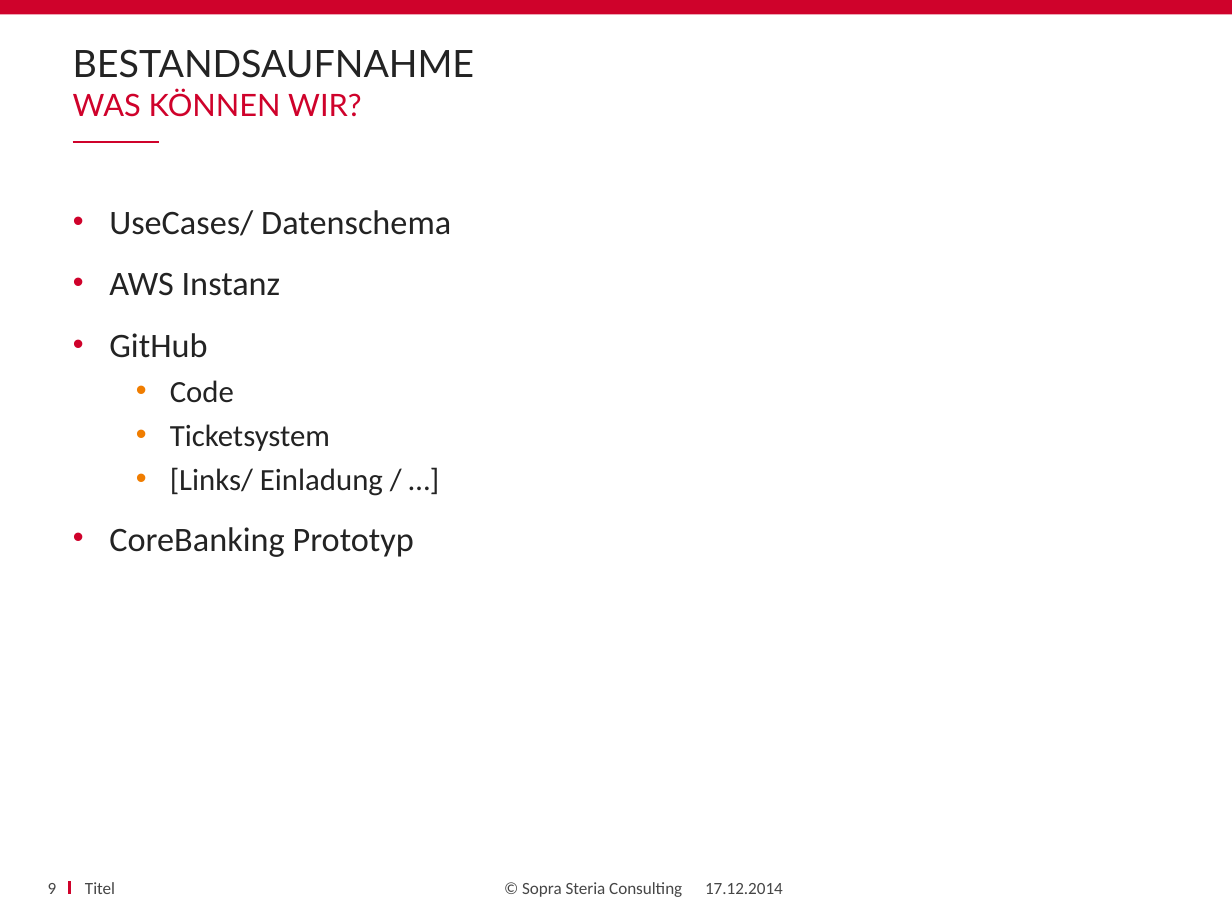
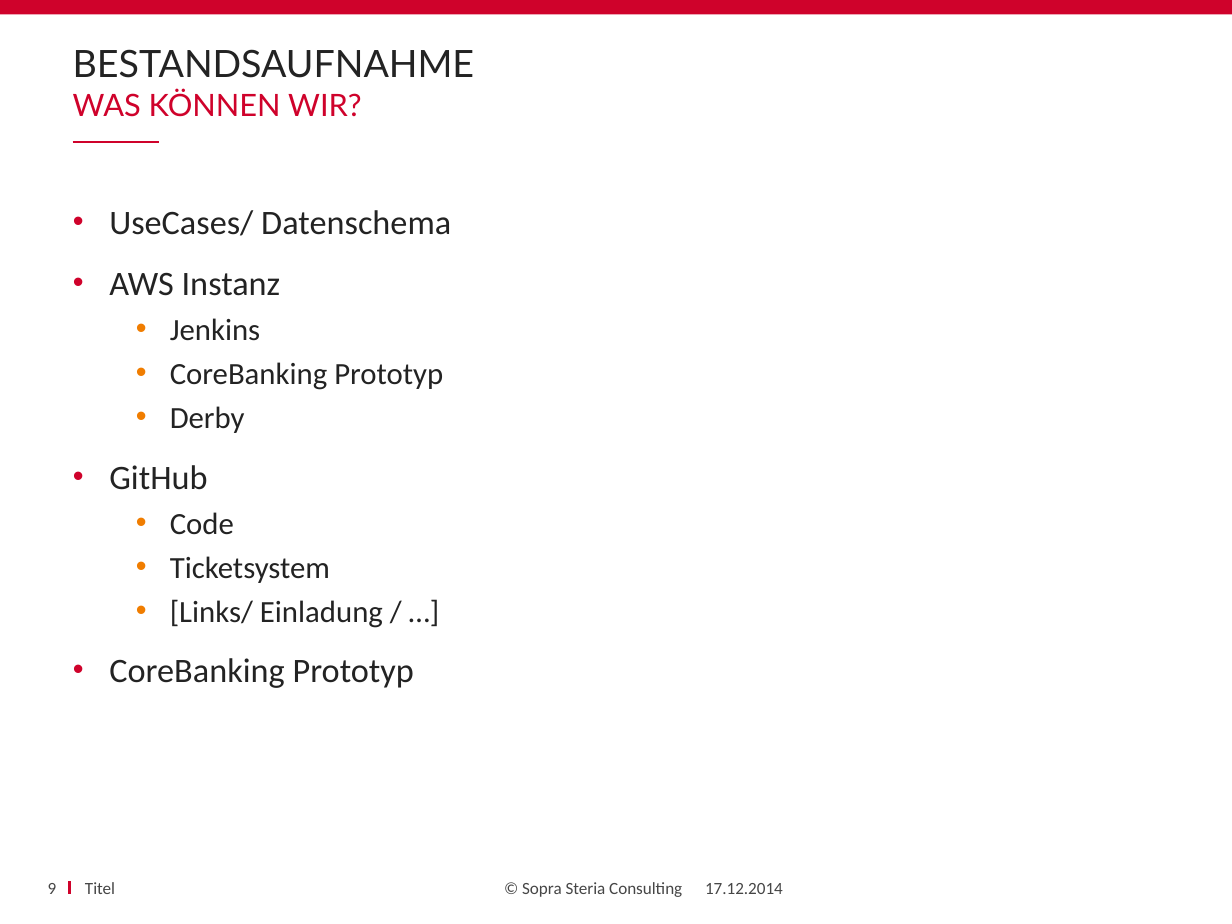
Before and after one commit to amueller0011stad/techupdate, a slide deck: slide 9 of TechUpdate_Status.pptx. Drawn at 1232x924 pixels with LibreOffice and Linux fonts; fonts in the diff are those of the drawing; background and template pictures are left out. Boxes give left, top, right and bottom in pixels: in the first picture for what was removed or moved away, otherwise in the second. Text is boxed around its words. In the diff, an @@ line names an element or a change of style, - is before the commit and + after.

```diff
--- a/TechUpdate_Status.pptx
+++ b/TechUpdate_Status.pptx
@@ text at box(170, 318, 443, 433): paragraphs added @@
+  • Jenkins
+  • CoreBanking Prototyp
+  • Derby
```
Also in this commit, not shown: 2 other slides changed.
